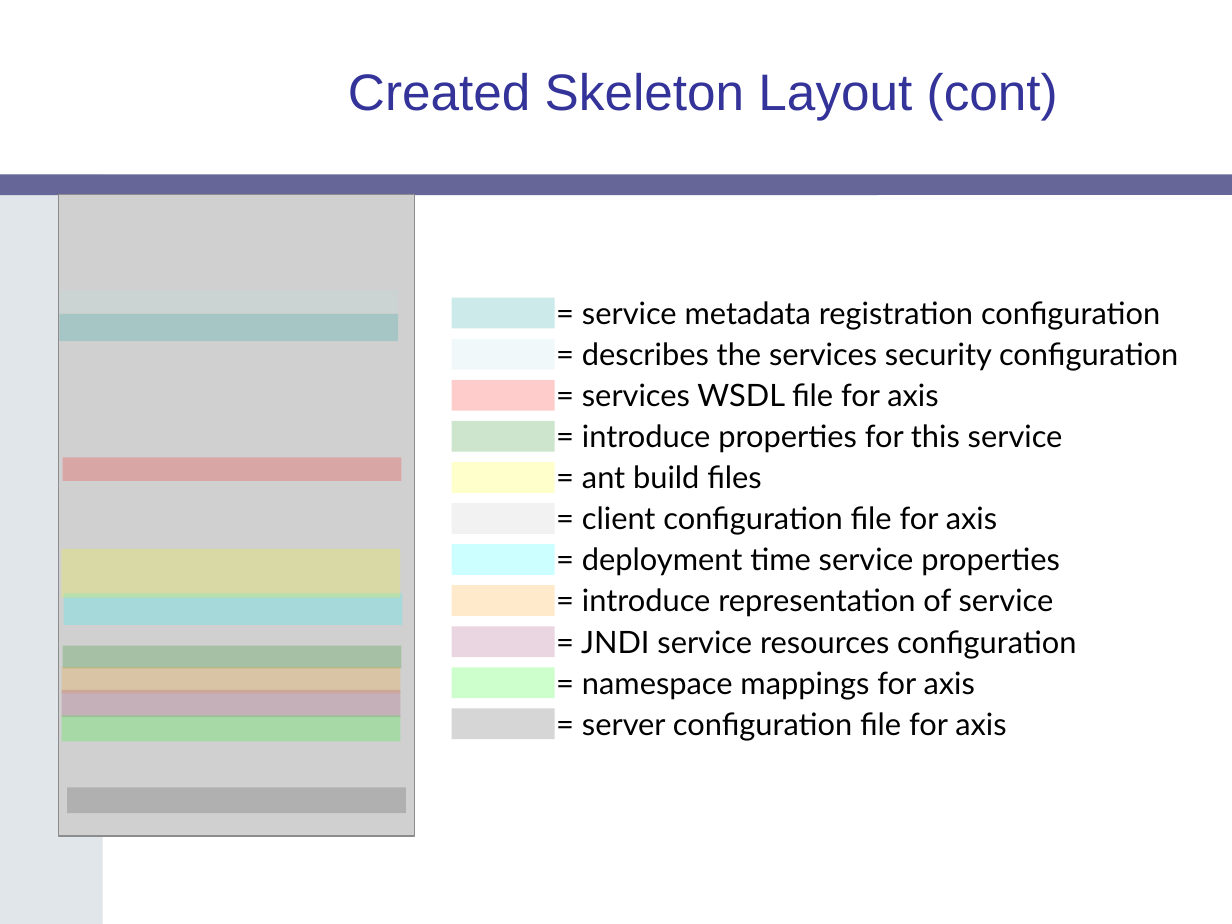
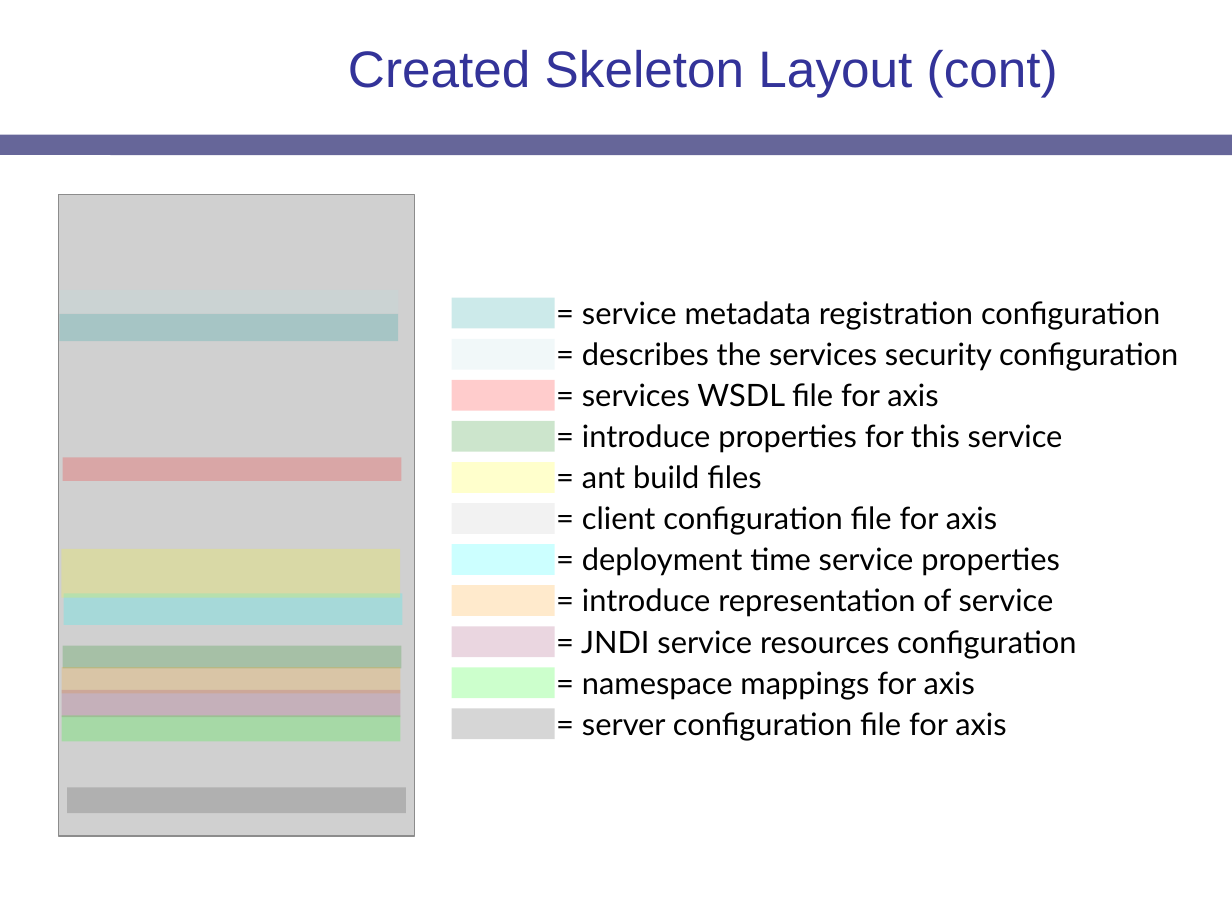
Before and after one commit to NCIP/cagrid-docs, a slide deck: slide 8 of presentations/introduce/Introduce-OGF19.ppt. Drawn at 1232x924 pixels with LibreOffice and Linux fonts; fonts in the diff are those of the drawing; grey boxes stand for pictures; background and template pictures are left out. Boxes give left, top, right and bottom in pixels: in the first picture for what was removed or moved away, otherwise in the second. Text is boxed around its words. In the diff, an @@ line names an element or a change of style, - is before the commit and + after.

```diff
--- a/presentations/introduce/Introduce-OGF19.ppt
+++ b/presentations/introduce/Introduce-OGF19.ppt
@@ title "Created Skeleton Layout (cont)": place and size @@
-title "Created Skeleton Layout (cont)" at [348,73,1058,120]
+title "Created Skeleton Layout (cont)" at [348,50,1058,98]
@@ rounded rectangle: place and size @@
-rounded rectangle at [0,175,1232,196]
+rounded rectangle at [0,134,1232,155]
@@ freeform shape: place and size @@
-freeform shape at [0,175,102,924]
+freeform shape at [0,154,102,924]
@@ rectangle added at [0,155,111,924], fill #FFFFFF @@
```
Also in this commit, not shown: 20 other slides changed.
